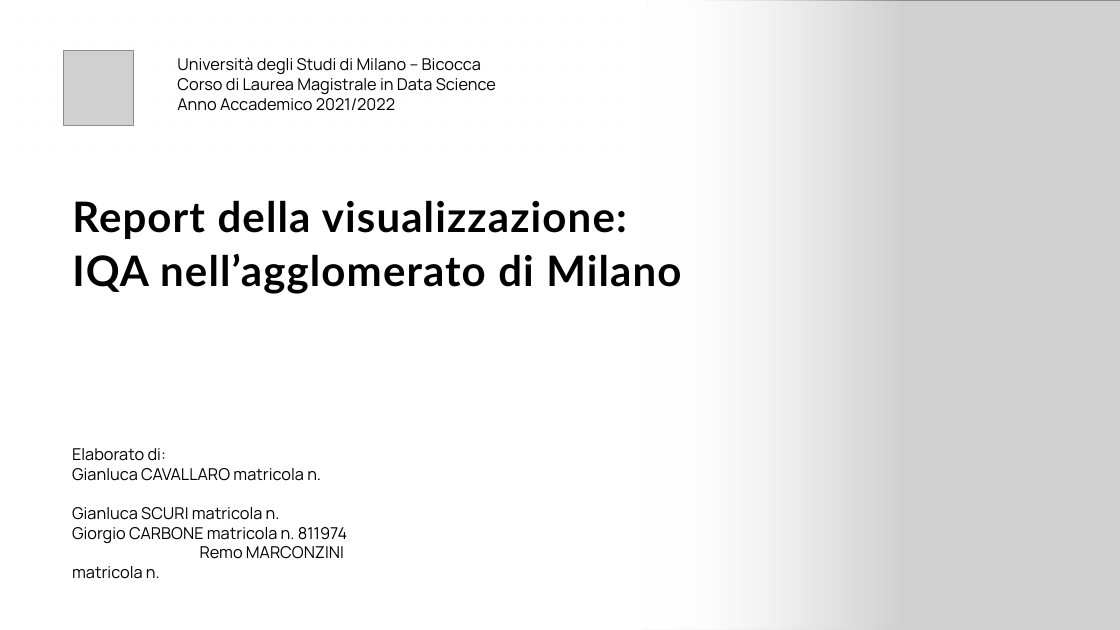
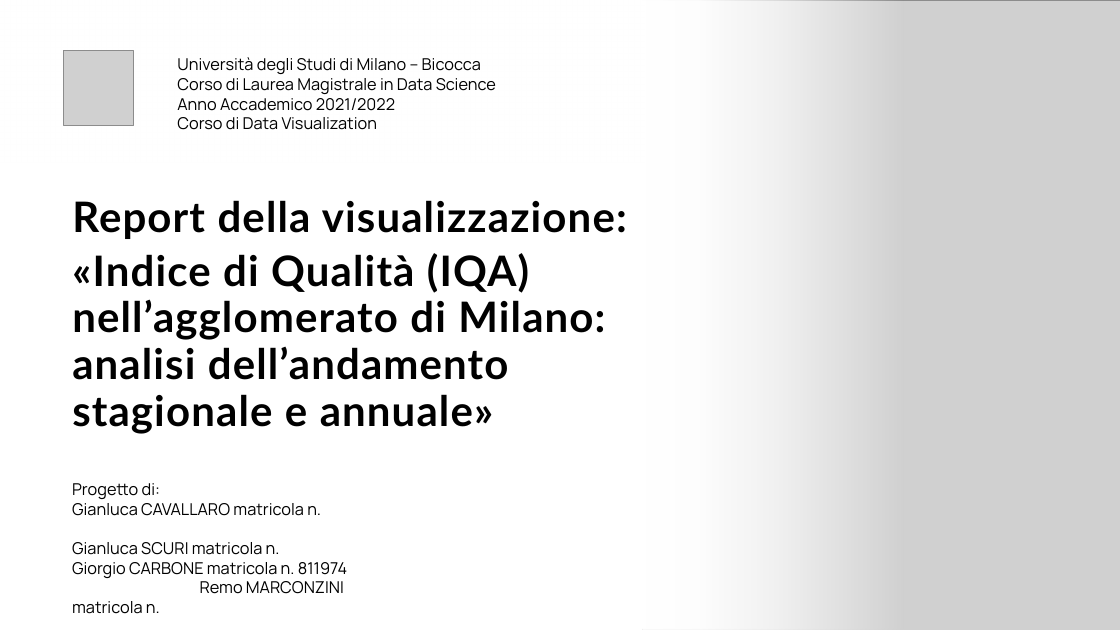
Before and after one commit to giocoal/air-quality-milano-interactive-data-visualization-tableau, a slide deck: slide 1 of Report/Report_progetto_Carbone_Cavallaro_Marconzini_Scuri.pptx. Drawn at 1120x630 pixels with LibreOffice and Linux fonts; fonts in the diff are those of the drawing; grey boxes stand for pictures. Boxes give left, top, right and bottom in pixels: in the first picture for what was removed or moved away, otherwise in the second. Text is boxed around its words. In the diff, an @@ line names an element or a change of style, - is before the commit and + after.

```diff
--- a/Report/Report_progetto_Carbone_Cavallaro_Marconzini_Scuri.pptx
+++ b/Report/Report_progetto_Carbone_Cavallaro_Marconzini_Scuri.pptx
@@ text at (177, 117, 377, 130): paragraph added @@
+Corso di Data Visualization
@@ subtitle at (72, 253, 605, 434): text changed @@
-IQA nell’agglomerato di Milano
+«Indice di Qualità (IQA) nell’agglomerato di Milano: analisi dell’andamento stagionale e annuale»
@@ text "Progetto di:": place and size @@
-text "Progetto di:" at (72, 448, 347, 579)
+text "Progetto di:" at (72, 483, 347, 614)
@@ text at (72, 483, 160, 499): text changed @@
-Elaborato di:
+Progetto di:
```
Also in this commit, not shown: 5 other slides changed, 9 slides added, 1 slide removed.
